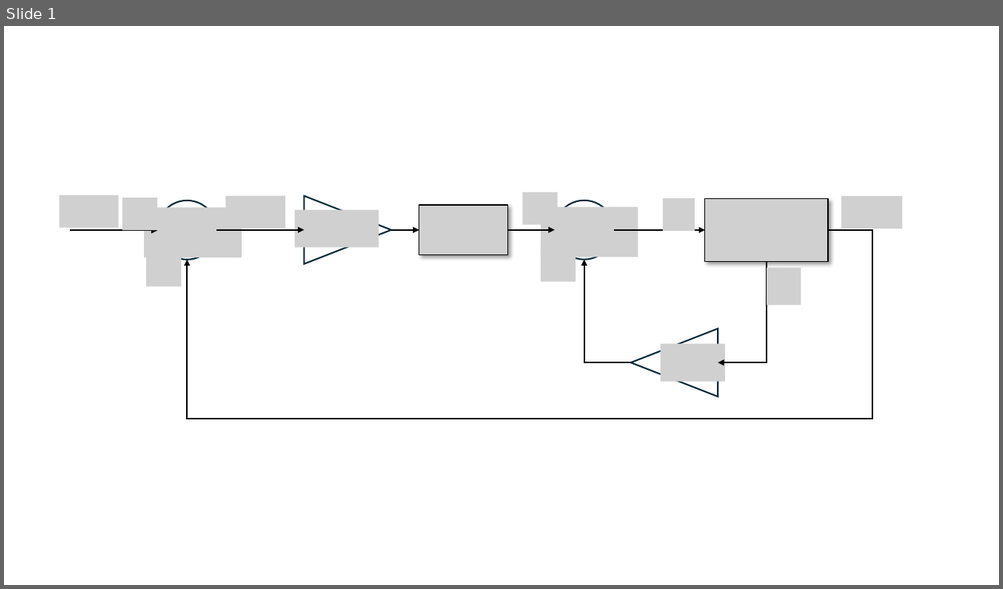
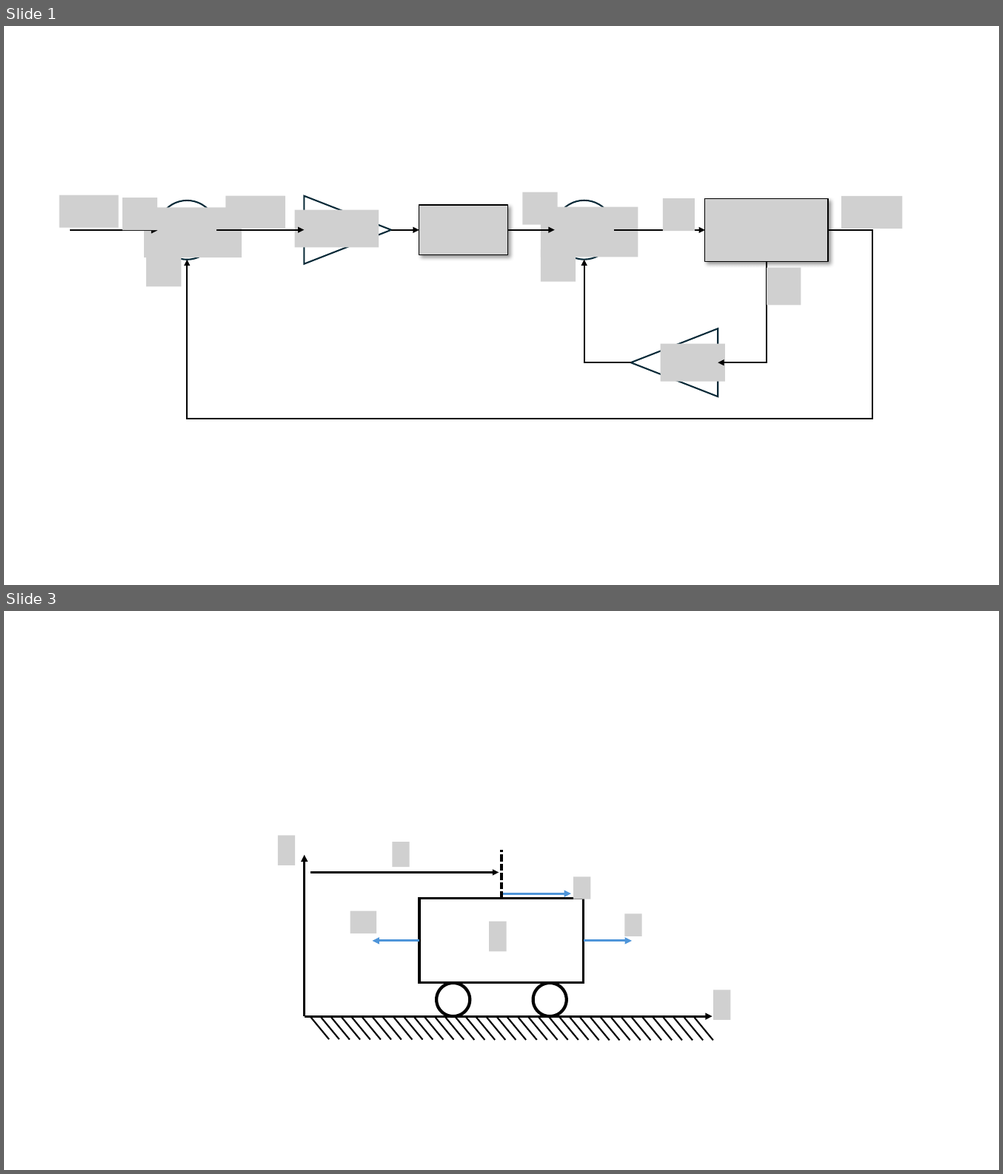
Before and after one commit to franconepippone/pendolo-inverso, a slide deck: tesi/block-diagram-extended-system.pptx. Shown one above the other, each under a label of ours: slide 1 before the commit, slides 1 and 3 after it; the slides between them are not shown. The pictures are 1003x589 and 1003x1174 pixels, drawn with LibreOffice and Linux fonts; fonts in the diff are those of the drawing; grey boxes stand for pictures. Boxes give left, top, right and bottom in pixels: in the first picture for what was removed or moved away, otherwise in the second. Text is boxed around its words. In the diff, an @@ line names an element or a change of style, - is before the commit and + after.

```diff
--- a/tesi/block-diagram-extended-system.pptx
+++ b/tesi/block-diagram-extended-system.pptx
@@ slide 3 added at <box>4,611,999,1170</box>, background #FFFFFF @@
@@ picture added at <box>278,835,295,866</box> @@
@@ picture added at <box>392,843,409,868</box> @@
@@ line added from (502, 899) to (502, 851), #000000 2.25 pt dashed @@
@@ arrow added from (304, 1017) to (304, 855), #000000 2.25 pt @@
@@ arrow added from (310, 873) to (498, 873), #000000 1.5 pt @@
@@ picture added at <box>573,877,590,899</box> @@
@@ rectangle added at <box>420,899,583,983</box>, fill #FFFFFF, outline #000000 2.25 pt @@
@@ arrow added from (502, 894) to (571, 894), #4E95D9 2.25 pt @@
@@ picture added at <box>350,911,376,934</box> @@
@@ picture added at <box>489,921,506,951</box> @@
@@ picture added at <box>625,914,642,937</box> @@
@@ arrow added from (420, 941) to (373, 941), #4E95D9 2.25 pt @@
@@ arrow added from (583, 941) to (632, 941), #4E95D9 2.25 pt @@
@@ ellipse added at <box>437,983,470,1017</box>, fill #FFFFFF, outline #000000 3 pt @@
@@ ellipse added at <box>533,983,566,1017</box>, fill #FFFFFF, outline #000000 3 pt @@
@@ picture added at <box>714,990,731,1020</box> @@
@@ arrow added from (304, 1017) to (712, 1017), #000000 2.25 pt @@
@@ group added at <box>310,1017,464,1040</box>: 14 lines @@
@@ group added at <box>455,1017,713,1041</box>: 24 lines @@
```
Also in this commit, not shown: 2 other slides added, 34 other files.
